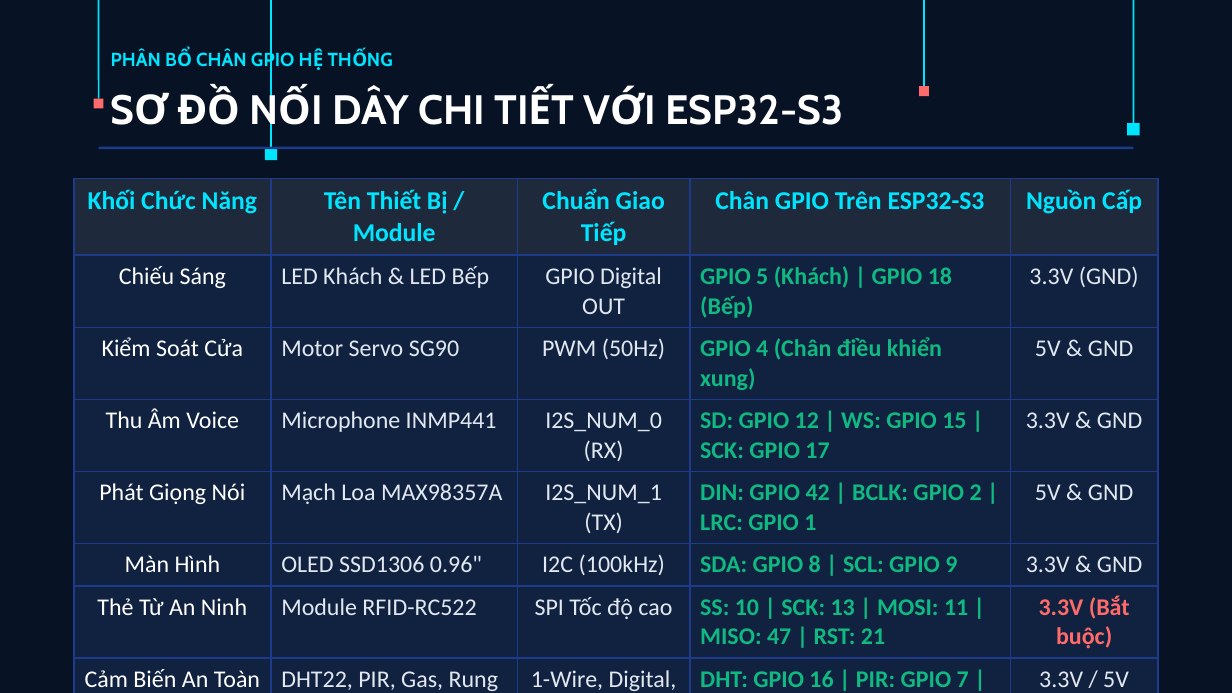
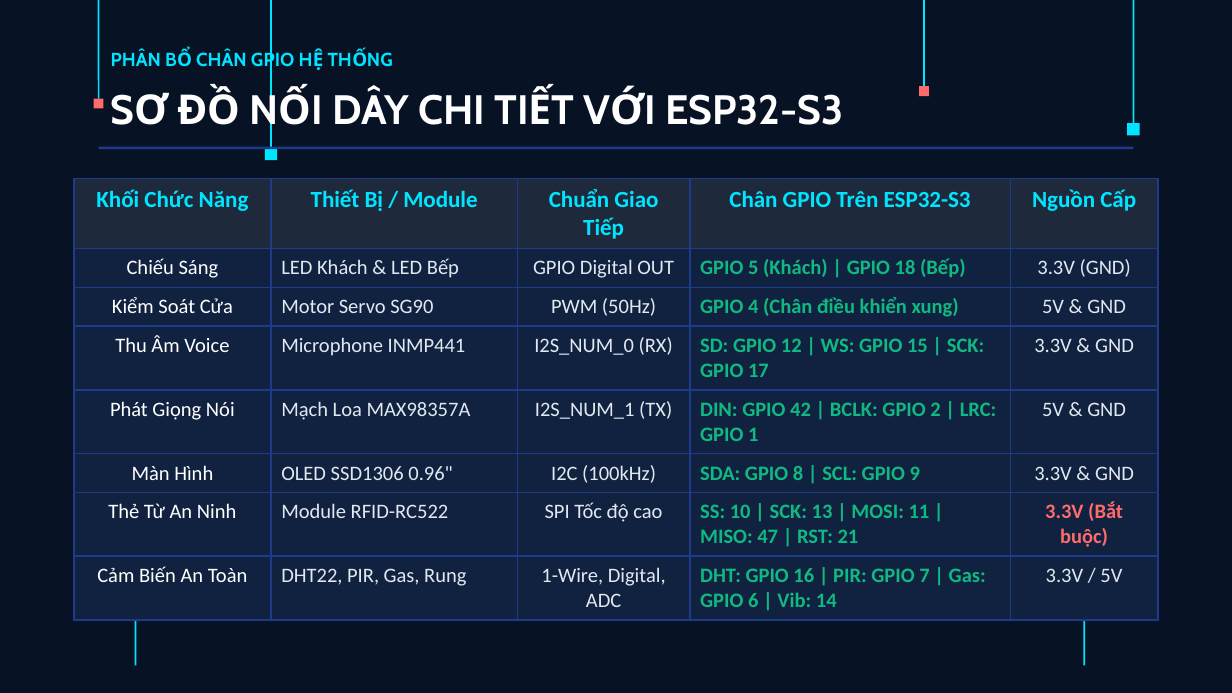
Before and after one commit to Finifigal/IoTPro, a slide deck: slide 11 of docs/Bao_Cao_Do_An_IoT_Nang_Cao_Nhom_8.pptx (slide 10 before the commit). Drawn at 1232x693 pixels with LibreOffice and Linux fonts; fonts in the diff are those of the drawing. Boxes give left, top, right and bottom in pixels: in the first picture for what was removed or moved away, otherwise in the second. Text is boxed around its words. In the diff, an @@ line names an element or a change of style, - is before the commit and + after.

```diff
--- a/docs/Bao_Cao_Do_An_IoT_Nang_Cao_Nhom_8.pptx
+++ b/docs/Bao_Cao_Do_An_IoT_Nang_Cao_Nhom_8.pptx
@@ table at <box>74,179,1158,611</box> @@
-row 1, column 2: Tên Thiết Bị / Module
+row 1, column 2: Thiết Bị / Module
@@ size 15 to 13.5 pt in "Khối Chức Năng", "Chuẩn Giao Tiếp", "Chân GPIO Trên ESP32-S3", "Nguồn Cấp" @@
@@ size 14 to 12 pt in "Chiếu Sáng", "LED Khách & LED Bếp", "GPIO Digital OUT", "GPIO 5 (Khách) | GPIO 18 (Bếp)" and 31 more places @@
```
Also in this commit, not shown: 18 other slides changed, 1 slide added.
